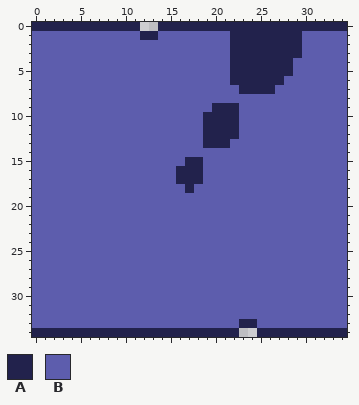
Edited in one commit: pixel-art sprite (img/png/snakes/blue/snakeboi-body.png). This is how it looked before the edit.
The file is 35x35 pixels. Pixels under 10% opacity are left out. Colours within 5 levels of each other are drawn and written as one.
Palette (. is transparent): A #22224c  B #5d5dad
Pixels before, first column x 0:
 0 AAAAAAAAAAAA..AAAAAAAAAAAAAAAAAAAAA
 1 BBBBBBBBBBBBAABBBBBBBBAAAAAAAABBBBB
 2 BBBBBBBBBBBBBBBBBBBBBBAAAAAAAABBBBB
 3 BBBBBBBBBBBBBBBBBBBBBBAAAAAAAABBBBB
 4 BBBBBBBBBBBBBBBBBBBBBBAAAAAAABBBBBB
 5 BBBBBBBBBBBBBBBBBBBBBBAAAAAAABBBBBB
 6 BBBBBBBBBBBBBBBBBBBBBBAAAAAABBBBBBB
 7 BBBBBBBBBBBBBBBBBBBBBBBAAAABBBBBBBB
 8 BBBBBBBBBBBBBBBBBBBBBBBBBBBBBBBBBBB
 9 BBBBBBBBBBBBBBBBBBBBAAABBBBBBBBBBBB
10 BBBBBBBBBBBBBBBBBBBAAAABBBBBBBBBBBB
11 BBBBBBBBBBBBBBBBBBBAAAABBBBBBBBBBBB
12 BBBBBBBBBBBBBBBBBBBAAAABBBBBBBBBBBB
13 BBBBBBBBBBBBBBBBBBBAAABBBBBBBBBBBBB
14 BBBBBBBBBBBBBBBBBBBBBBBBBBBBBBBBBBB
15 BBBBBBBBBBBBBBBBBAABBBBBBBBBBBBBBBB
16 BBBBBBBBBBBBBBBBAAABBBBBBBBBBBBBBBB
17 BBBBBBBBBBBBBBBBAAABBBBBBBBBBBBBBBB
18 BBBBBBBBBBBBBBBBBABBBBBBBBBBBBBBBBB
19 BBBBBBBBBBBBBBBBBBBBBBBBBBBBBBBBBBB
20 BBBBBBBBBBBBBBBBBBBBBBBBBBBBBBBBBBB
21 BBBBBBBBBBBBBBBBBBBBBBBBBBBBBBBBBBB
22 BBBBBBBBBBBBBBBBBBBBBBBBBBBBBBBBBBB
23 BBBBBBBBBBBBBBBBBBBBBBBBBBBBBBBBBBB
24 BBBBBBBBBBBBBBBBBBBBBBBBBBBBBBBBBBB
25 BBBBBBBBBBBBBBBBBBBBBBBBBBBBBBBBBBB
26 BBBBBBBBBBBBBBBBBBBBBBBBBBBBBBBBBBB
27 BBBBBBBBBBBBBBBBBBBBBBBBBBBBBBBBBBB
28 BBBBBBBBBBBBBBBBBBBBBBBBBBBBBBBBBBB
29 BBBBBBBBBBBBBBBBBBBBBBBBBBBBBBBBBBB
30 BBBBBBBBBBBBBBBBBBBBBBBBBBBBBBBBBBB
31 BBBBBBBBBBBBBBBBBBBBBBBBBBBBBBBBBBB
32 BBBBBBBBBBBBBBBBBBBBBBBBBBBBBBBBBBB
33 BBBBBBBBBBBBBBBBBBBBBBBAABBBBBBBBBB
34 AAAAAAAAAAAAAAAAAAAAAAA..AAAAAAAAAA
Now the later version:
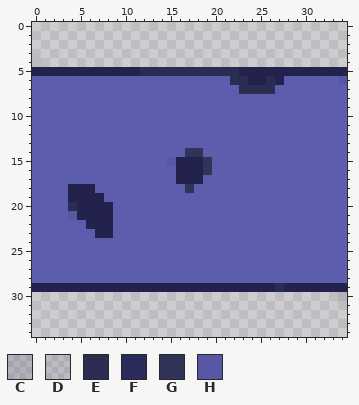
Colours new in this view: C #24254c29  D #2b2f491d  E #2a2c52  F #2b2b5b  G #313357  H #5757a3
Edits made:
{"y":0,"x":0,"old":"AAAAAAAAAAAA","new":"............"}
{"y":0,"x":14,"old":"AAAAAAAAAAAAAAAAAAAAA","new":"....................."}
{"y":1,"x":0,"old":"BBBBBBBBBBBBAABBBBBBBBAAAAAAAABBBBB","new":"..................................."}
{"y":2,"x":0,"old":"BBBBBBBBBBBBBBBBBBBBBBAAAAAAAABBBBB","new":"..................................."}
{"y":3,"x":0,"old":"BBBBBBBBBBBBBBBBBBBBBBAAAAAAAABBBBB","new":"..................................."}
{"y":4,"x":0,"old":"BBBBBBBBBBBBBBBBBBBBBBAAAAAAABBBBBB","new":"D.................................."}
{"y":5,"x":0,"old":"BBBBBBBBBBBBBBBBBBBBBBA","new":"AAAAAAAAAAAAEEEEEEEEEEE"}
{"y":5,"x":29,"old":"BBBBBB","new":"AAAAAA"}
{"y":6,"x":22,"old":"AA","new":"EE"}
{"y":6,"x":26,"old":"A","new":"E"}
{"y":6,"x":34,"old":"B","new":"H"}
{"y":7,"x":23,"old":"AAAA","new":"EEEE"}
{"y":9,"x":20,"old":"AAA","new":"BBB"}
{"y":10,"x":19,"old":"AAAA","new":"BBBB"}
{"y":11,"x":19,"old":"AAAA","new":"BBBB"}
{"y":12,"x":19,"old":"AAAA","new":"BBBB"}
{"y":13,"x":19,"old":"AAA","new":"BBB"}
{"y":14,"x":17,"old":"BB","new":"GG"}
{"y":15,"x":15,"old":"BB","new":"HA"}
{"y":15,"x":19,"old":"B","new":"G"}
{"y":16,"x":19,"old":"B","new":"G"}
{"y":18,"x":4,"old":"BBB","new":"AAA"}
{"y":18,"x":17,"old":"A","new":"G"}
{"y":19,"x":4,"old":"BBBB","new":"AAAA"}
{"y":20,"x":4,"old":"BBBBB","new":"FAAAA"}
{"y":21,"x":4,"old":"BBBBB","new":"HAAAA"}
{"y":22,"x":6,"old":"BBB","new":"AAA"}
{"y":23,"x":7,"old":"BB","new":"AA"}
{"y":29,"x":0,"old":"BBBBBBBBBBBBBBBBBBBBBBBBBBBBBBBBBBB","new":"AAAAAAAAAAAAAAAAAAAAAAAAAAAEAAAAAAA"}
{"y":30,"x":0,"old":"BBBBBBBBBBBBBBBBBBBBBBBBBBBBBBBBBBB","new":"..................................C"}
{"y":31,"x":0,"old":"BBBBBBBBBBBBBBBBBBBBBBBBBBBBBBBBBBB","new":"..................................."}
{"y":32,"x":0,"old":"BBBBBBBBBBBBBBBBBBBBBBBBBBBBBBBBBBB","new":"..................................."}
{"y":33,"x":0,"old":"BBBBBBBBBBBBBBBBBBBBBBBAABBBBBBBBBB","new":"..................................."}
{"y":34,"x":0,"old":"AAAAAAAAAAAAAAAAAAAAAAA","new":"......................."}
{"y":34,"x":25,"old":"AAAAAAAAAA","new":".........."}
